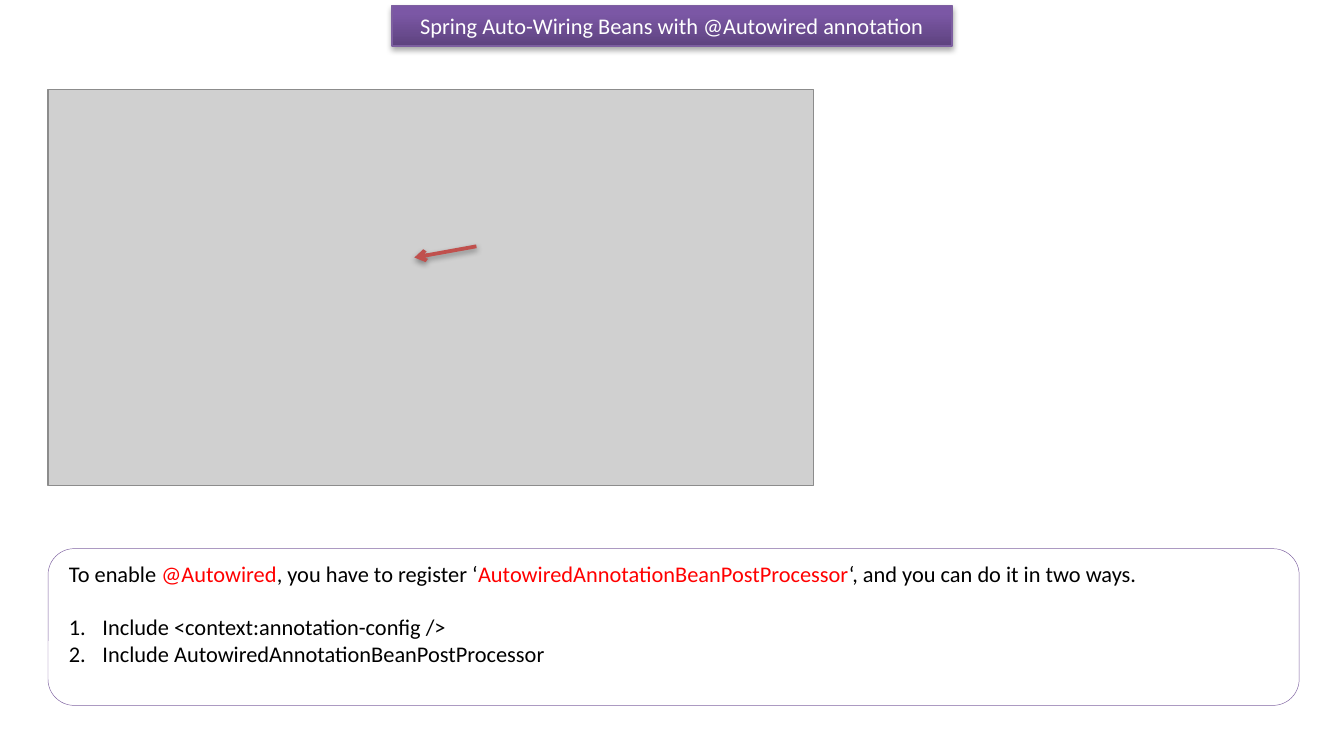
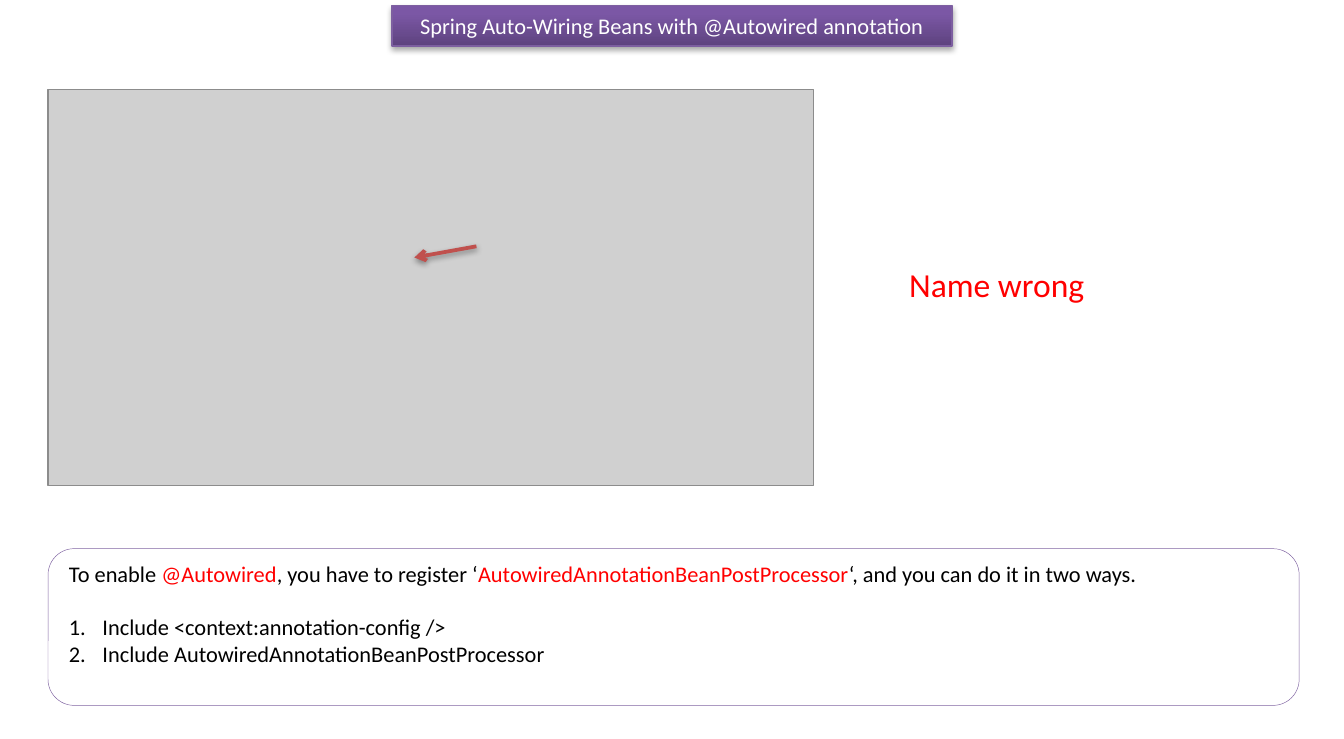
Before and after one commit to ramram43210/javaee, a slide deck: slide 2 of Later/Spring/6_Spring_Auto_Component_Scanning/5/Spring Auto-Wiring Beans with @Autowired annotation.pptx. Drawn at 1344x739 pixels with LibreOffice and Linux fonts; fonts in the diff are those of the drawing; grey boxes stand for pictures. Boxes give left, top, right and bottom in pixels: in the first picture for what was removed or moved away, otherwise in the second. Text is boxed around its words. In the diff, an @@ line names an element or a change of style, - is before the commit and + after.

```diff
--- a/Later/Spring/6_Spring_Auto_Component_Scanning/5/Spring Auto-Wiring Beans with @Autowired annotation.pptx
+++ b/Later/Spring/6_Spring_Auto_Component_Scanning/5/Spring Auto-Wiring Beans with @Autowired annotation.pptx
@@ text added at box(909, 275, 1084, 303), 18 pt, text #FF0000 @@
+Name wrong
```
Also in this commit, not shown: 22 other files.
